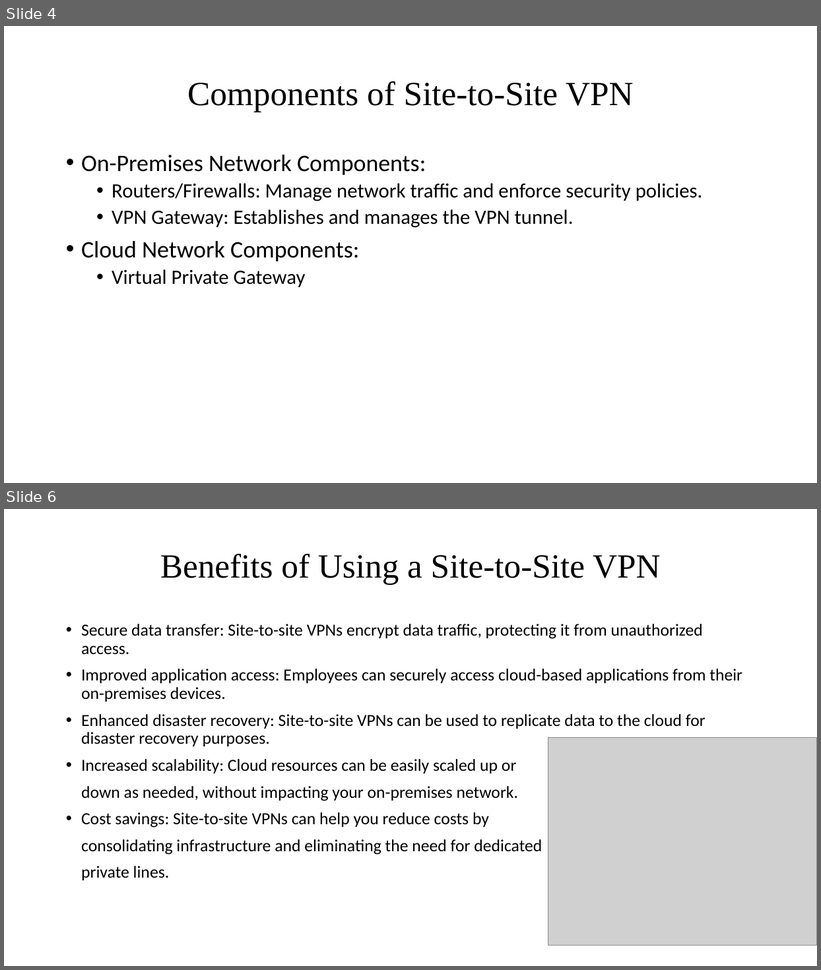
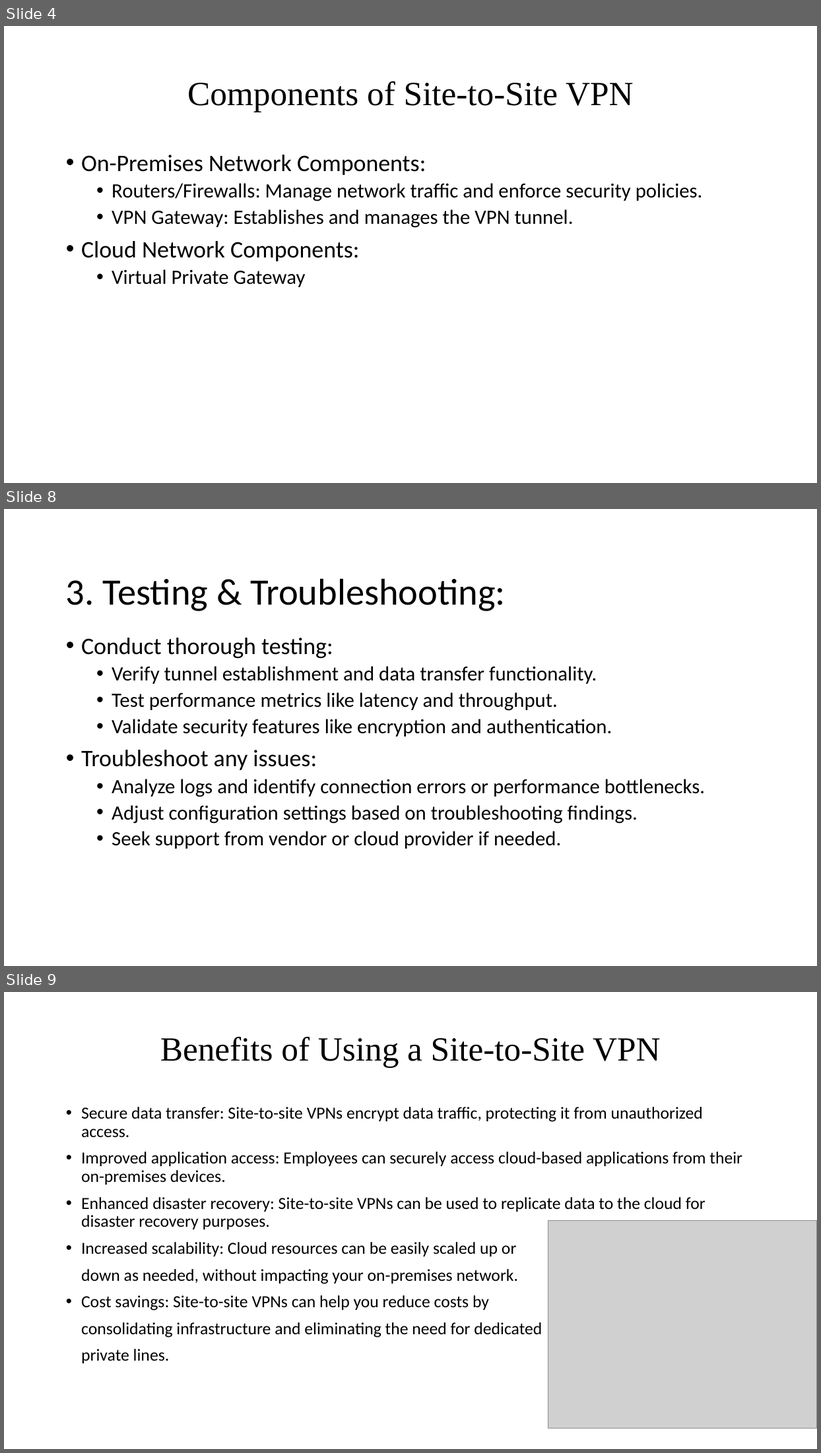
Before and after one commit to pramodvulloji/site-to-site, a slide deck: Site-to-Site VPNs.pptx. Shown one above the other, each under a label of ours: slides 4 and 6 before the commit, slides 4, 8 and 9 after it; the slides between them are not shown. The pictures are 821x970 and 821x1453 pixels, drawn with LibreOffice and Linux fonts; fonts in the diff are those of the drawing; grey boxes stand for pictures. Boxes give left, top, right and bottom in pixels: in the first picture for what was removed or moved away, otherwise in the second. Text is boxed around its words. In the diff, an @@ line names an element or a change of style, - is before the commit and + after.

```diff
--- a/Site-to-Site VPNs.pptx
+++ b/Site-to-Site VPNs.pptx
@@ slide 8 added at box(4, 509, 817, 966), background #FFFFFF @@
@@ title added at box(66, 578, 506, 611), 44 pt, text #000000 @@
+3. Testing & Troubleshooting:
@@ text added at box(81, 638, 705, 849), 24 pt, text #000000 @@
+• Conduct thorough testing:
+  • Verify tunnel establishment and data transfer functionality.
+  • Test performance metrics like latency and throughput.
+  • Validate security features like encryption and authentication.
+• Troubleshoot any issues:
+  • Analyze logs and identify connection errors or performance bottlenecks.
+  • Adjust configuration settings based on troubleshooting findings.
+  • Seek support from vendor or cloud provider if needed.
@@ what was slide 6 is now slide 9 @@
```
Also in this commit, not shown: 1 slide changed, 3 other slides added.
